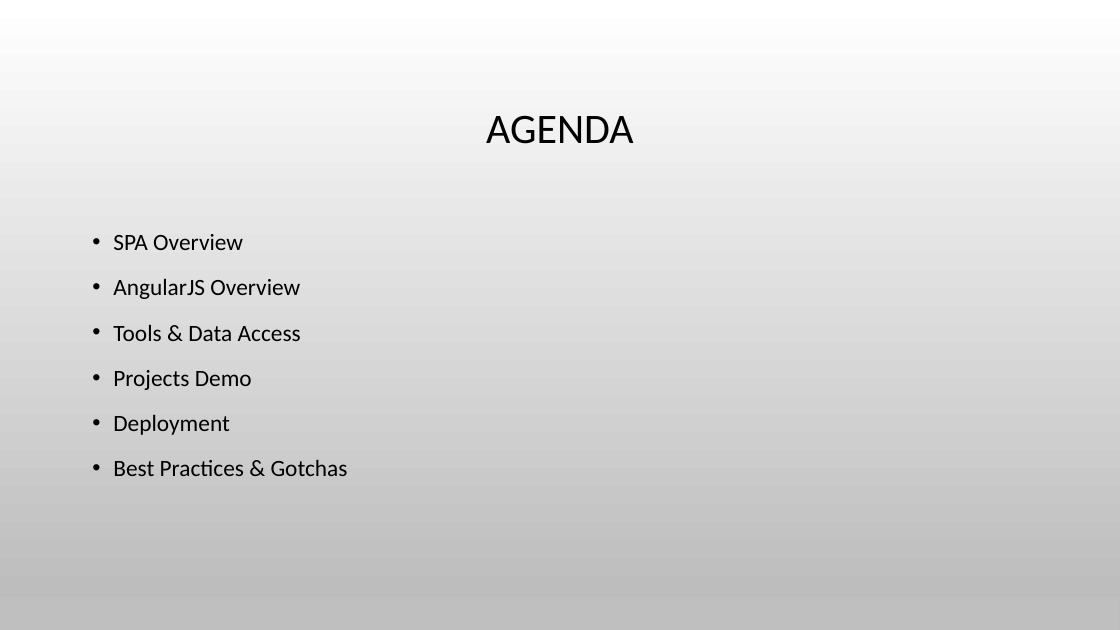
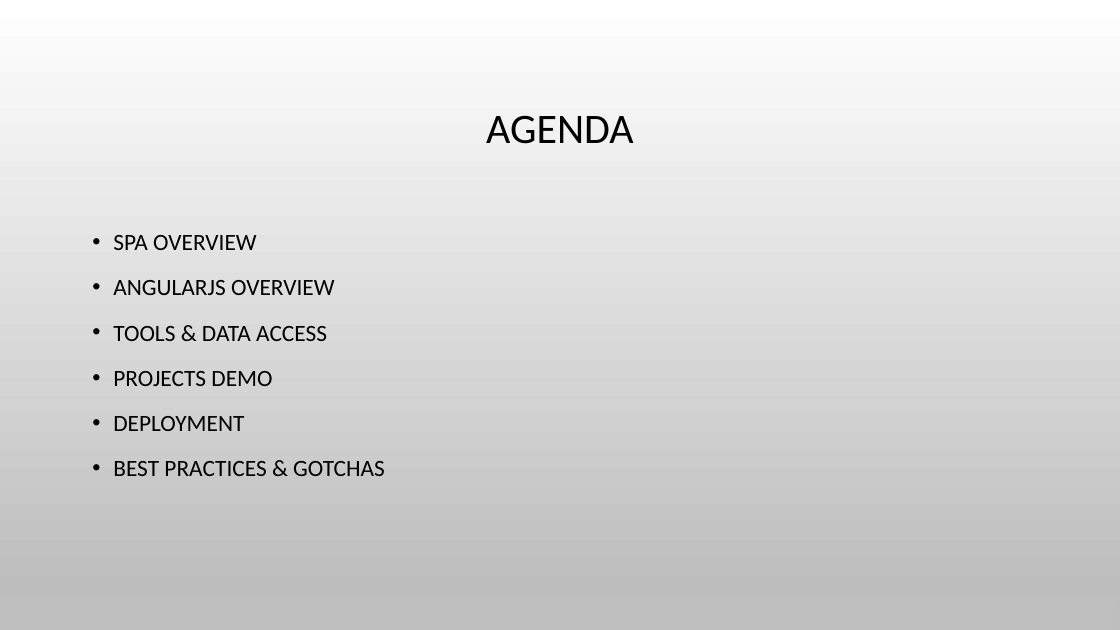
Before and after one commit to spietrek/spsnyc2015, a slide deck: slide 3 of Building SPAs in SharePoint Using AngularJS.pptx. Drawn at 1120x630 pixels with LibreOffice and Linux fonts; fonts in the diff are those of the drawing; background and template pictures are left out. Boxes give left, top, right and bottom in pixels: in the first picture for what was removed or moved away, otherwise in the second. Text is boxed around its words. In the diff, an @@ line names an element or a change of style, - is before the commit and + after.

```diff
--- a/Building SPAs in SharePoint Using AngularJS.pptx
+++ b/Building SPAs in SharePoint Using AngularJS.pptx
@@ text at box(113, 235, 385, 476): text changed @@
-• SPA Overview
-• AngularJS Overview
-• Tools & Data Access
-• Projects Demo
-• Deployment
-• Best Practices & Gotchas
+• SPA OVERVIEW
+• ANGULARJS OVERVIEW
+• TOOLS & DATA ACCESS
+• PROJECTS DEMO
+• DEPLOYMENT
+• BEST PRACTICES & GOTCHAS
```
Also in this commit, not shown: 11 other slides changed.
